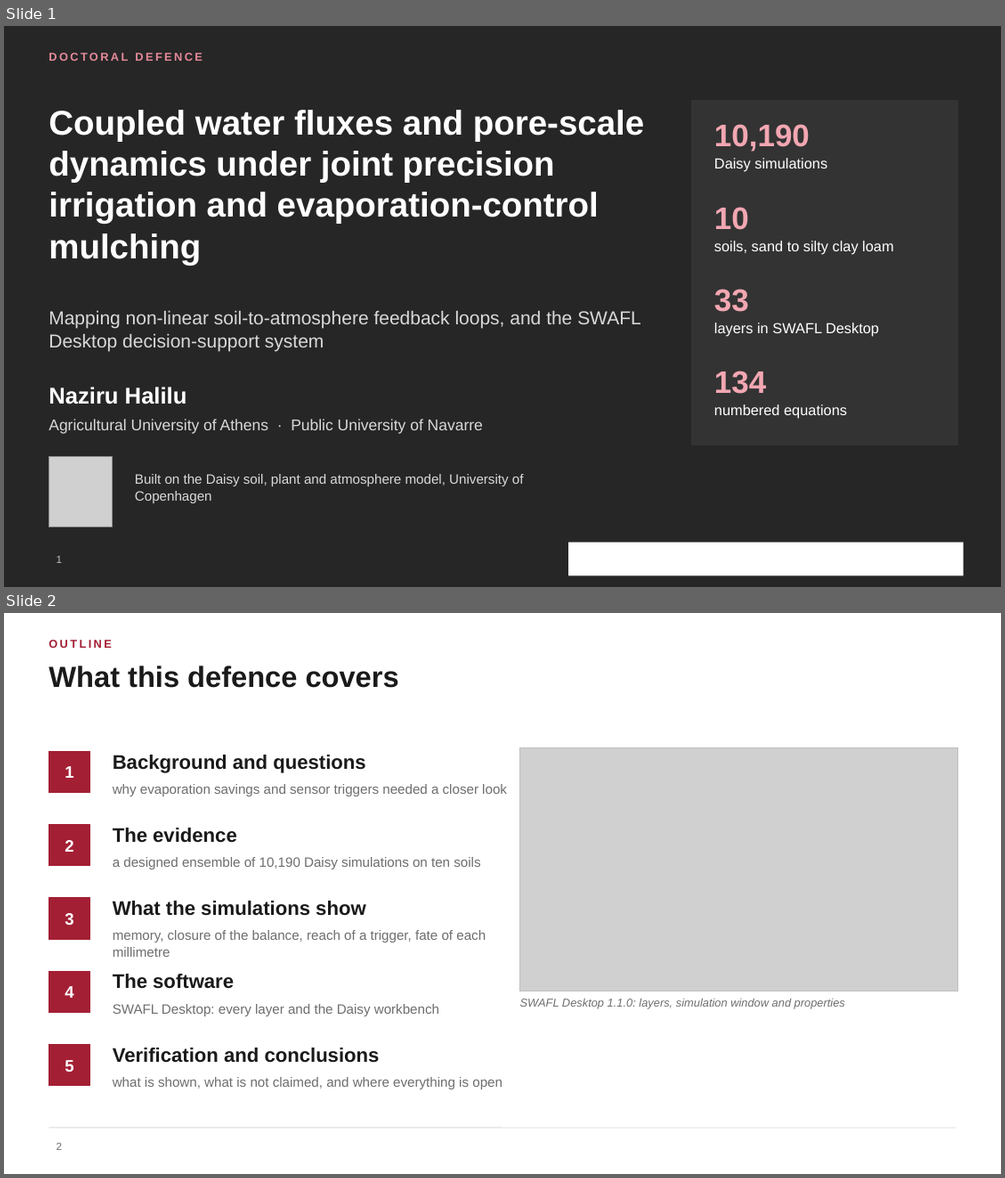
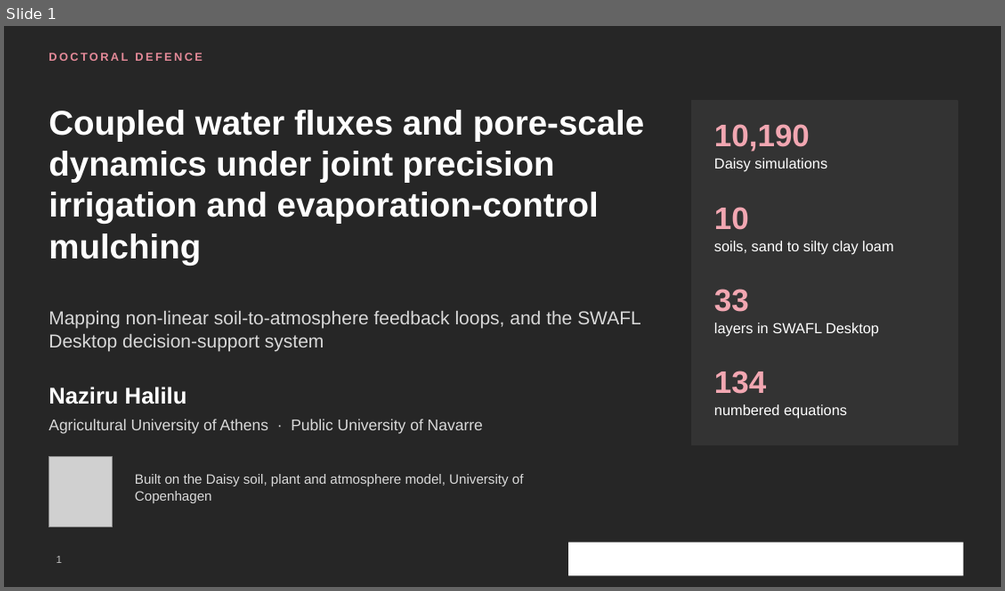
Before and after one commit to halilunaziru73-creator/Coupled-Water-Fluxes-Pore-Scale-Dynamics-Precision-Irrigation-Mulching-Feedback-Loops, a slide deck: Manuscripts/pdf/Supplementary/SWAFL_PhD_Defence.pptx. Shown one above the other, each under a label of ours: slides 1 and 2 before the commit, slide 1 after it. The pictures are 1005x1178 and 1005x591 pixels, drawn with LibreOffice and Linux fonts; fonts in the diff are those of the drawing; grey boxes stand for pictures; background and template pictures are left out. Boxes give left, top, right and bottom in pixels: in the first picture for what was removed or moved away, otherwise in the second. Text is boxed around its words. In the diff, an @@ line names an element or a change of style, - is before the commit and + after.

Commit message:
Defence deck: remove the outline slide and all frame outlines

```diff
--- a/Manuscripts/pdf/Supplementary/SWAFL_PhD_Defence.pptx
+++ b/Manuscripts/pdf/Supplementary/SWAFL_PhD_Defence.pptx
@@ slide 2 removed at bbox=[4, 613, 1001, 1174], background #FFFFFF @@
@@ text removed at bbox=[48, 640, 111, 648] @@
-OUTLINE
@@ title removed at bbox=[48, 666, 399, 688] @@
-What this defence covers
@@ rectangle removed at bbox=[48, 751, 90, 793] @@
@@ text removed at bbox=[65, 766, 73, 778] @@
-1
@@ text removed at bbox=[113, 755, 365, 773] @@
-Background and questions
@@ picture removed at bbox=[520, 747, 957, 990] @@
@@ rectangle removed at bbox=[520, 747, 957, 990] @@
@@ text removed at bbox=[113, 784, 507, 796] @@
-why evaporation savings and sensor triggers needed a closer look
@@ rectangle removed at bbox=[48, 825, 90, 866] @@
@@ text removed at bbox=[65, 840, 73, 852] @@
-2
@@ text removed at bbox=[113, 827, 237, 843] @@
-The evidence
@@ text removed at bbox=[113, 857, 480, 869] @@
-a designed ensemble of 10,190 Daisy simulations on ten soils
@@ rectangle removed at bbox=[48, 898, 90, 939] @@
@@ text removed at bbox=[113, 900, 366, 916] @@
-What the simulations show
@@ text removed at bbox=[65, 913, 73, 925] @@
-3
@@ text removed at bbox=[113, 930, 485, 957] @@
-memory, closure of the balance, reach of a trigger, fate of each millimetre
@@ rectangle removed at bbox=[48, 971, 90, 1013] @@
@@ text removed at bbox=[65, 986, 73, 997] @@
-4
@@ text removed at bbox=[113, 973, 234, 989] @@
-The software
@@ text removed at bbox=[113, 1004, 439, 1016] @@
-SWAFL Desktop: every layer and the Daisy workbench
@@ text removed at bbox=[520, 997, 845, 1008] @@
-SWAFL Desktop 1.1.0: layers, simulation window and properties
@@ rectangle removed at bbox=[48, 1045, 90, 1086] @@
@@ text removed at bbox=[65, 1060, 73, 1071] @@
-5
@@ text removed at bbox=[113, 1047, 380, 1062] @@
-Verification and conclusions
@@ text removed at bbox=[113, 1077, 502, 1089] @@
-what is shown, what is not claimed, and where everything is open
@@ line removed from (48, 1127) to (956, 1127) @@
@@ page number removed at bbox=[57, 1143, 62, 1150] @@
-2
```
Also in this commit, not shown: 16 slides changed.
